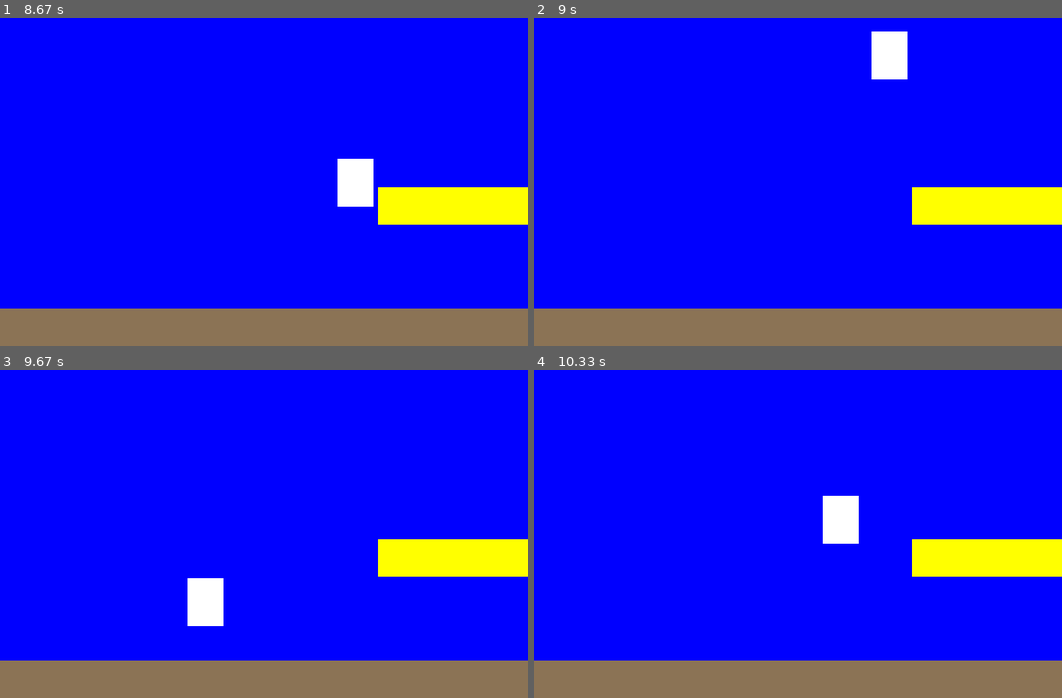
Above: before the commit, frames 1-4 (two rows, left to right).
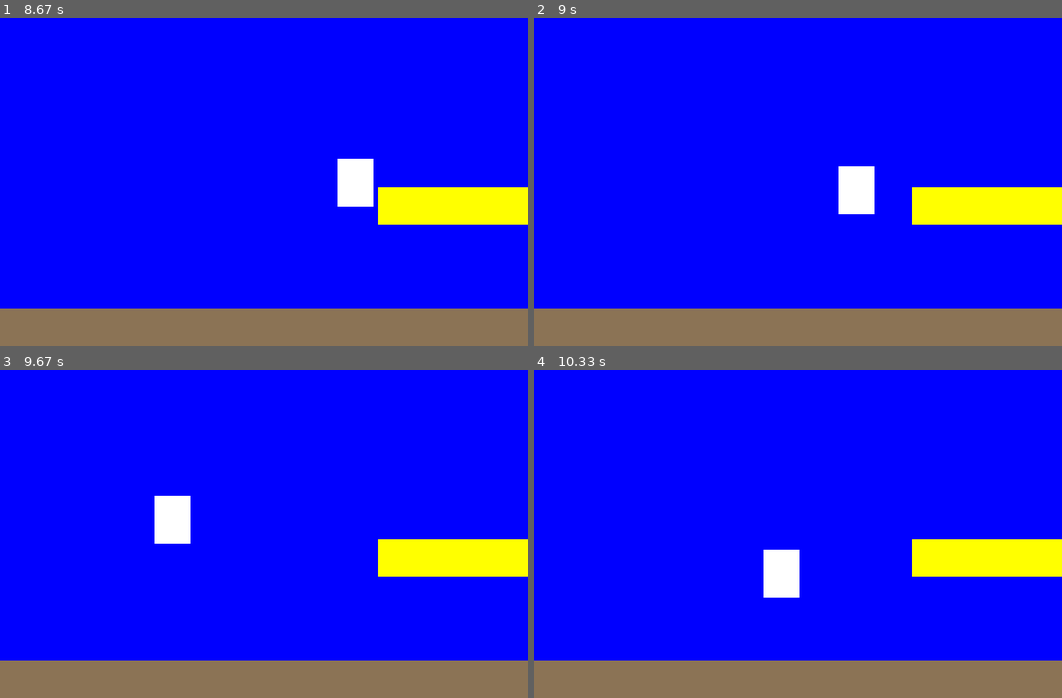
Above: after the commit, the same moments.

Repository: saegl5/myprojects
Game: pygame game, started from mario.py
Two runs of this game, one before a commit and one after it. Both use one fixed random seed, a clock stepped at 60 frames per second and the inputs below.
Inputs (mouse positions are in pixels of both pictures, inside the frame that each line leads up to):
- Up to frame 1 (8.67 s): hold Right 0.33-0.97 s; move the mouse to (168, 208) at 0.37 s; hold Left 1-1.47 s; move the mouse to (337, 254) at 1.03 s; tap Space at 1.07, 1.37, 1.57, 1.87, 2.57, 2.87, 3.57, 3.87, 4.23, 4.53, 4.73, 5.03, 5.23, 5.53, 5.73, 6.03, 6.3, 6.6, 6.73, 7.03, 7.4, 7.7, 7.9, 8.2, 8.4 s; hold Right 1.5-1.97 s; move the mouse to (121, 73) at 1.53 s; hold Left 2.5-3.03 s; move the mouse to (401, 185) at 2.53 s; hold Right 3.5-4.13 s; move the mouse to (396, 224) at 3.53 s; hold Left 4.17-4.63 s; move the mouse to (163, 257) at 4.2 s; hold Right 4.67-5.13 s; move the mouse to (290, 132) at 4.7 s; hold Right 5.17-5.63 s; move the mouse to (190, 44) at 5.2 s; hold Left 5.67-6.2 s; move the mouse to (459, 208) at 5.7 s; hold Left 6.23-6.63 s; move the mouse to (116, 204) at 6.27 s; hold Right 6.67-7.3 s; move the mouse to (142, 159) at 6.7 s; hold Left 7.33-7.8 s; move the mouse to (306, 122) at 7.37 s; hold Right 7.83-8.3 s; move the mouse to (158, 77) at 7.87 s; hold Right from 8.33 s (still down); move the mouse to (89, 198) at 8.37 s
- Up to frame 2 (9 s): tap Space at 8.7, 8.9 s; release Right at 8.8 s; hold Left from 8.83 s (still down); move the mouse to (887, 280) at 8.87 s
- Up to frame 3 (9.67 s): tap Space at 9.2 s; release Left at 9.37 s
- Up to frame 4 (10.33 s): hold Right from 9.83 s (still down); move the mouse to (761, 612) at 9.87 s; tap Space at 9.9, 10.2 s

Frame 1 is identical in both runs. In frame 2, 2.0% of the frame differs, in the area x 57-71%, y 4-60%; in frame 3, 2.0%; in frame 4, 2.0%.

Commit message:
refined Mario’s movement from/to platform

Diff:
--- a/mario.py
+++ b/mario.py
@@ -72,20 +72,34 @@
         time_stamp(action)
 
     mario.rect.x += x_inc
+    hit_platform_x = pygame.sprite.spritecollide(mario, platforms, False)
+    if hit_platform_x != []:
+        if x_inc > 0: # mario moving rightward
+            mario.rect.right = platform.rect.left
+            if halt == True:
+                x_inc = 0
+        else:
+            mario.rect.left = platform.rect.right
+            if halt == True:
+                x_inc = 0
 
     mario.rect.y += y_inc # mario.rect.y truncates decimal point, but okay, simply causes delay
     hit_ground = pygame.sprite.spritecollide(mario, grounds, False)
-    hit_platform = pygame.sprite.spritecollide(mario, platforms, False)
+    hit_platform_y = pygame.sprite.spritecollide(mario, platforms, False)
     if hit_ground != []:
         mario.rect.bottom = ground.rect.top
         y_inc = 0 # logical
         on = True
         if halt == True:
             x_inc = 0
-    elif hit_platform != []:
-        mario.rect.bottom = platform.rect.top
-        y_inc = 0 # in case mario walks off platform
-        on = True
+    elif hit_platform_y != []:
+        if y_inc < 0: # in jump
+            mario.rect.top = platform.rect.bottom # hits his head
+            y_inc = 0 # unsticks mario, reason stuck if not have?
+        else: # falling or plateaued
+            mario.rect.bottom = platform.rect.top
+            y_inc = 0 # in case mario walks off platform
+            on = True
         if halt == True:
             x_inc = 0
     else: # cycles, fewer for higher values of gravity
